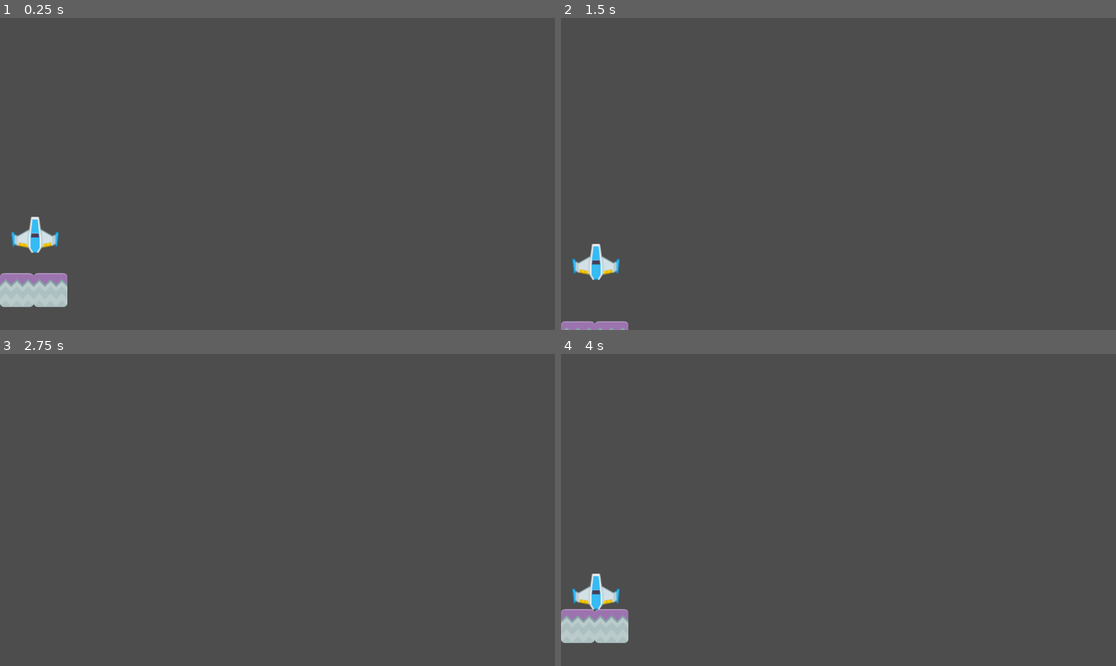
Above: before the commit, frames 1-4 (two rows, left to right).
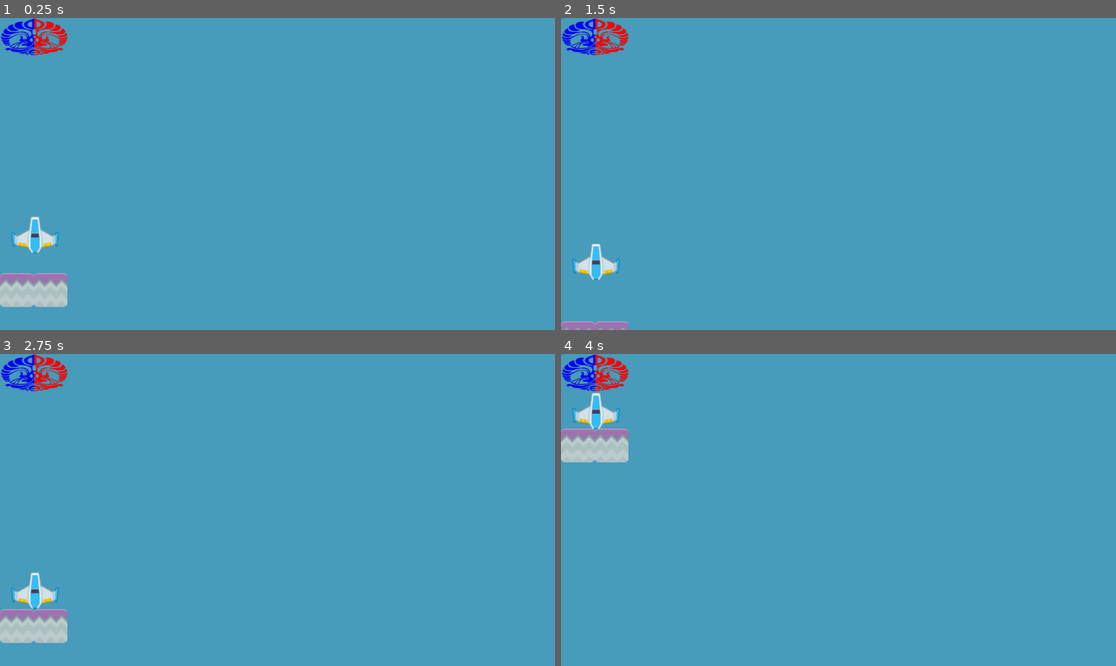
Above: after the commit, the same moments.

Repository: realynnsio/tutorial-2-gamedev
Game: Godot game, scene res://scenes/MainLevel.tscn
Same seed, same stepped clock (60 frames per second), same inputs: the game is played once before the commit and once after it.
Inputs:
- Up to frame 1 (0.25 s): no input
- Up to frame 2 (1.5 s): hold Right (move_right) 0.53-1.28 s; tap Enter at 1.25 s; hold Down (move_down) from 1.28 s (still down)
- Up to frame 3 (2.75 s): release Down (move_down) at 2.03 s; hold Right (move_right) from 2.03 s (still down)
- Up to frame 4 (4 s): tap Space at 2.75 s; release Right (move_right) at 2.78 s; hold Up (move_up) 2.78-3.53 s; hold Left (move_left) from 3.53 s (still down)

The runs differ from the first frame. In frame 1, 98% of the frame differs, in the area x 0-100%, y 0-100%; in frame 2, 99%; in frame 3, 100%; in frame 4, 100%.

Commit message:
added restart condition, temp bg, and temp objective area sprite

Diff:
--- /dev/null
+++ b/scenes/FallArea.gd
@@ -0,0 +1,5 @@
+extends Area2D
+
+func _on_FallArea_body_entered(body: RigidBody2D):
+	if (body.name == "BlueShip" or body.name == "GreenShip"):
+		get_tree().reload_current_scene()
--- a/scenes/MainLevel.tscn
+++ b/scenes/MainLevel.tscn
@@ -1,14 +1,27 @@
-[gd_scene load_steps=6 format=3 uid="uid://cdoksexcakmop"]
+[gd_scene load_steps=10 format=3 uid="uid://cdoksexcakmop"]
 
 [ext_resource type="PackedScene" uid="uid://y5a4e3ajuy2r" path="res://scenes/StonePlatform.tscn" id="1"]
 [ext_resource type="PackedScene" uid="uid://datfp8kxjrjg" path="res://scenes/BlueShip.tscn" id="2"]
 [ext_resource type="Script" path="res://scenes/PlatformBlue.gd" id="3"]
 [ext_resource type="Script" path="res://scenes/ObjectiveArea.gd" id="4"]
+[ext_resource type="PackedScene" uid="uid://inosbxmslut7" path="res://scenes/scene_transition_rect.tscn" id="5_ggbmk"]
+[ext_resource type="Texture2D" uid="uid://dh610bbucs6rh" path="res://assets/fasilkom.png" id="5_tp31a"]
+[ext_resource type="Script" path="res://scenes/FallArea.gd" id="6_ky3cm"]
 
 [sub_resource type="RectangleShape2D" id="1"]
 size = Vector2(138.75, 79)
 
+[sub_resource type="WorldBoundaryShape2D" id="WorldBoundaryShape2D_ter1y"]
+
 [node name="MainLevel" type="Node"]
+
+[node name="ColorRect" type="ColorRect" parent="."]
+anchors_preset = 15
+anchor_right = 1.0
+anchor_bottom = 1.0
+grow_horizontal = 2
+grow_vertical = 2
+color = Color(0.277205, 0.607041, 0.734802, 1)
 
 [node name="PlatformBlue" type="Node2D" parent="."]
 position = Vector2(35, 565)
@@ -19,10 +32,6 @@
 [node name="StonePlatform2" parent="PlatformBlue" instance=ExtResource("1")]
 position = Vector2(70, 0)
 
-[node name="BlueShip" parent="." instance=ExtResource("2")]
-position = Vector2(72.7009, 421.901)
-lock_rotation = true
-
 [node name="ObjectiveArea" type="Area2D" parent="."]
 script = ExtResource("4")
 
@@ -30,4 +39,23 @@
 position = Vector2(70.625, 40)
 shape = SubResource("1")
 
+[node name="Sprite2D" type="Sprite2D" parent="ObjectiveArea"]
+position = Vector2(71, 39)
+scale = Vector2(0.92, 0.493548)
+texture = ExtResource("5_tp31a")
+
+[node name="BlueShip" parent="." instance=ExtResource("2")]
+position = Vector2(72.7009, 421.901)
+lock_rotation = true
+
+[node name="SceneTransitionRect" parent="." instance=ExtResource("5_ggbmk")]
+
+[node name="FallArea" type="Area2D" parent="."]
+script = ExtResource("6_ky3cm")
+
+[node name="CollisionShape2D" type="CollisionShape2D" parent="FallArea"]
+position = Vector2(576, 772)
+shape = SubResource("WorldBoundaryShape2D_ter1y")
+
 [connection signal="body_entered" from="ObjectiveArea" to="ObjectiveArea" method="_on_ObjectiveArea_body_entered"]
+[connection signal="body_entered" from="FallArea" to="FallArea" method="_on_FallArea_body_entered"]
--- a/scenes/ObjectiveArea.gd
+++ b/scenes/ObjectiveArea.gd
@@ -1,5 +1,7 @@
 extends Area2D
 
+@onready var _transition_rect := $"../SceneTransitionRect"
+
 func _on_ObjectiveArea_body_entered(body: RigidBody2D):
-	if (body.name == "BlueShip" or body.name == "GreenShip"):
-		print("Reached objective!")
+	if (body.name == "BlueShip"):
+		_transition_rect.transition_to("res://scenes/SecondLevel.tscn")
--- /dev/null
+++ b/scenes/ObjectiveArea2.gd
@@ -0,0 +1,5 @@
+extends Area2D
+
+func _on_ObjectiveArea_body_entered(body: RigidBody2D):
+	if (body.name == "GreenShip"):
+		print("Reached objective!")
--- a/scenes/SecondLevel.tscn
+++ b/scenes/SecondLevel.tscn
@@ -1,14 +1,26 @@
-[gd_scene load_steps=6 format=3 uid="uid://b4umxylxerc3u"]
+[gd_scene load_steps=9 format=3 uid="uid://b4umxylxerc3u"]
 
 [ext_resource type="Script" path="res://scenes/PlatformRed.gd" id="1_2vfbx"]
 [ext_resource type="PackedScene" uid="uid://bb8b2vt8qokfp" path="res://scenes/SnowPlatform.tscn" id="2_tyvnt"]
 [ext_resource type="PackedScene" uid="uid://ho3aouw67bf4" path="res://scenes/GreenShip.tscn" id="3_ixvrx"]
-[ext_resource type="Script" path="res://scenes/ObjectiveArea.gd" id="4_qqq7a"]
+[ext_resource type="Script" path="res://scenes/ObjectiveArea2.gd" id="4_idx2q"]
+[ext_resource type="Texture2D" uid="uid://dh610bbucs6rh" path="res://assets/fasilkom.png" id="5_gpdnr"]
+[ext_resource type="Script" path="res://scenes/FallArea.gd" id="5_nlemq"]
 
 [sub_resource type="RectangleShape2D" id="1"]
 size = Vector2(138.75, 79)
 
-[node name="MainLevel" type="Node"]
+[sub_resource type="WorldBoundaryShape2D" id="WorldBoundaryShape2D_i8iin"]
+
+[node name="SecondLevel" type="Node"]
+
+[node name="ColorRect" type="ColorRect" parent="."]
+anchors_preset = 15
+anchor_right = 1.0
+anchor_bottom = 1.0
+grow_horizontal = 2
+grow_vertical = 2
+color = Color(0.277205, 0.607041, 0.734802, 1)
 
 [node name="PlatformRed" type="Node2D" parent="."]
 position = Vector2(35, 565)
@@ -31,14 +43,27 @@
 [node name="SnowPlatform6" parent="PlatformRed" instance=ExtResource("2_tyvnt")]
 position = Vector2(210, -70)
 
+[node name="ObjectiveArea2" type="Area2D" parent="."]
+script = ExtResource("4_idx2q")
+
+[node name="CollisionShape2D" type="CollisionShape2D" parent="ObjectiveArea2"]
+position = Vector2(1081, 39)
+shape = SubResource("1")
+
+[node name="Sprite2D" type="Sprite2D" parent="ObjectiveArea2"]
+position = Vector2(1082, 39)
+scale = Vector2(0.92, 0.493548)
+texture = ExtResource("5_gpdnr")
+
 [node name="GreenShip" parent="." instance=ExtResource("3_ixvrx")]
 position = Vector2(139, 408)
 
-[node name="ObjectiveArea" type="Area2D" parent="."]
-script = ExtResource("4_qqq7a")
+[node name="FallArea" type="Area2D" parent="."]
+script = ExtResource("5_nlemq")
 
-[node name="CollisionShape2D" type="CollisionShape2D" parent="ObjectiveArea"]
-position = Vector2(1081, 39)
-shape = SubResource("1")
+[node name="CollisionShape2D" type="CollisionShape2D" parent="FallArea"]
+position = Vector2(576, 772)
+shape = SubResource("WorldBoundaryShape2D_i8iin")
 
-[connection signal="body_entered" from="ObjectiveArea" to="ObjectiveArea" method="_on_ObjectiveArea_body_entered"]
+[connection signal="body_entered" from="ObjectiveArea2" to="ObjectiveArea2" method="_on_ObjectiveArea_body_entered"]
+[connection signal="body_entered" from="FallArea" to="FallArea" method="_on_FallArea_body_entered"]
--- /dev/null
+++ b/scenes/scene_transition_rect.gd
@@ -0,0 +1,22 @@
+extends ColorRect
+
+# Reference to the _AnimationPlayer_ node
+@onready var _anim_player: AnimationPlayer = $AnimationPlayer
+
+# Called when the node enters the scene tree for the first time.
+func _ready() -> void:
+	modulate.a = 0.0  # Set transparency to fully invisible
+
+# Called every frame. 'delta' is the elapsed time since the previous frame.
+func _process(_delta: float) -> void:
+	pass
+
+func transition_to(next_scene_path) -> void:
+	# Plays the Fade animation and wait until it finishes
+	_anim_player.play("Fade")
+	await _anim_player.animation_finished
+	# Changes the scene
+	get_tree().change_scene_to_file(next_scene_path)
+
+func appear() -> void:
+	_anim_player.play_backwards("Fade")
--- /dev/null
+++ b/scenes/scene_transition_rect.tscn
@@ -0,0 +1,63 @@
+[gd_scene load_steps=5 format=3 uid="uid://inosbxmslut7"]
+
+[ext_resource type="Script" path="res://scenes/scene_transition_rect.gd" id="1_14kio"]
+
+[sub_resource type="Animation" id="Animation_qndka"]
+length = 0.001
+tracks/0/type = "value"
+tracks/0/imported = false
+tracks/0/enabled = true
+tracks/0/path = NodePath(".:modulate")
+tracks/0/interp = 1
+tracks/0/loop_wrap = true
+tracks/0/keys = {
+"times": PackedFloat32Array(0),
+"transitions": PackedFloat32Array(1),
+"update": 0,
+"values": [Color(1, 1, 1, 1)]
+}
+
+[sub_resource type="Animation" id="Animation_8pg0v"]
+resource_name = "Fade"
+length = 1.5
+tracks/0/type = "value"
+tracks/0/imported = false
+tracks/0/enabled = true
+tracks/0/path = NodePath(".:modulate")
+tracks/0/interp = 1
+tracks/0/loop_wrap = true
+tracks/0/keys = {
+"times": PackedFloat32Array(0, 1, 1.5),
+"transitions": PackedFloat32Array(1, 1, 1),
+"update": 0,
+"values": [Color(1, 1, 1, 0), Color(1, 1, 1, 1), Color(1, 1, 1, 1)]
+}
+
+[sub_resource type="AnimationLibrary" id="AnimationLibrary_wwraw"]
+_data = {
+"Fade": SubResource("Animation_8pg0v"),
+"RESET": SubResource("Animation_qndka")
+}
+
+[node name="SceneTransitionRect" type="ColorRect"]
+anchors_preset = 15
+anchor_right = 1.0
+anchor_bottom = 1.0
+grow_horizontal = 2
+grow_vertical = 2
+color = Color(0, 0, 0, 1)
+script = ExtResource("1_14kio")
+
+[node name="RichTextLabel" type="RichTextLabel" parent="."]
+layout_mode = 0
+offset_left = 503.0
+offset_top = 303.0
+offset_right = 649.0
+offset_bottom = 326.0
+text = "Reached objective!"
+fit_content = true
+
+[node name="AnimationPlayer" type="AnimationPlayer" parent="."]
+libraries = {
+"": SubResource("AnimationLibrary_wwraw")
+}
